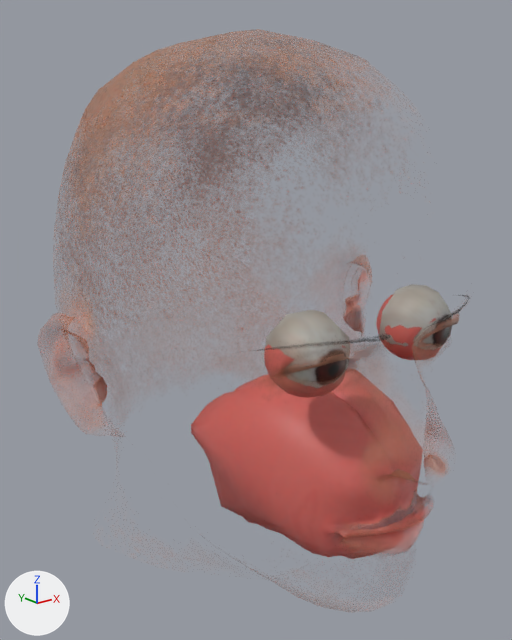
The FBX model assets/heads/head_5_htn.fbx, before and after one commit.
Camera for both pictures: a 50 mm lens placed at (-0.81, -1.009, 0.389), pointed at (-0.004, -0.002, -0.013). Arrows for +X, +Y and +Z are at lower left; the lights stay in place. The picture after the commit comes second. Where no turn or scale is listed for an object, it has been applied to the vertices.

The scene before the commit, as lines of its bpy script (objects in view):
```python
me_base_004 = bpy.data.meshes.new('base.004')
me_base_004.from_pydata(...)  # 4473 vertices, 4408 faces; spans x -0.387..0.387, y -0.455..0.455, z -0.5..0.5
me_base_004.materials.append(mat_mat_head_5_htn)  # picture img_atlas_head_5_htn_png
ob_head_5_htn = bpy.data.objects.new('head_5_htn', me_base_004)
ob_head_5_htn.location = (0.0, 0.0, 0.0)
```
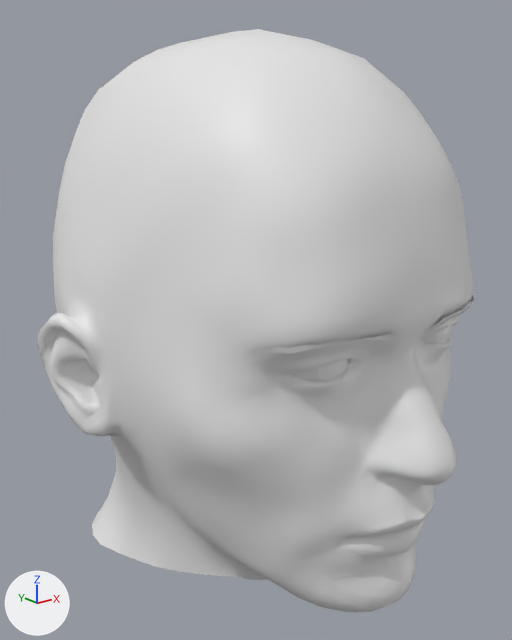
Changed parts and their boxes [x1, y1, x2, y2] in the pictures (512 x 640 px):
'head_5_htn', reshaped: before [56, 30, 469, 559]; after [37, 29, 473, 612]
'Brows', added: after [243, 295, 474, 356]
'Lips', added: after [352, 520, 424, 554]
'Irises', added: after [318, 326, 452, 381]
'EyeWhites', added (mostly hidden): after [291, 332, 437, 381]
part 1 of me_base_004, deleted: before [430, 295, 469, 326]
part 2 of me_base_004, deleted: before [255, 334, 390, 351]
part 3 of me_base_004, deleted: before [266, 310, 350, 388]
part 4 of me_base_004, deleted: before [379, 284, 452, 350]
part 5 of me_base_004, built on: before [349, 497, 428, 553]; after [342, 496, 435, 563]
part 6 of me_base_004, recoloured: before [56, 30, 459, 559]; after [37, 29, 473, 612]

Edits to the bpy script that builds the scene:
```text
Change me_base_004:
    used by ob_head_5_htn; location = (0.0, 0.0, 0.0)
    remove me_base_004.from_pydata(...)  # 4473 vertices, 4408 faces; spans x -0.387..0.387, y -0.455..0.455, z -0.5..0.5
    add me_base_004.from_pydata(...)  # 5594 vertices, 5390 faces; spans x -0.387..0.387, y -0.455..0.455, z -0.5..0.5
    me_base_004 part 1: the loose piece of 62 vertices spanning x 0.042..0.247, y -0.372..-0.246, z 0.043..0.071 is deleted
    me_base_004 part 2: the loose piece of 62 vertices spanning x -0.247..-0.042, y -0.372..-0.246, z 0.043..0.071 is deleted
    me_base_004 part 3: the loose piece of 48 vertices spanning x -0.184..-0.061, y -0.338..-0.236, z -0.033..0.084 is deleted
    me_base_004 part 4: the loose piece of 48 vertices spanning x 0.061..0.184, y -0.338..-0.236, z -0.033..0.084 is deleted
    me_base_004 part 5: 13 vertices moved from x -0.056..0.047, y -0.406..-0.372, z -0.274..-0.253 to x -0.053..0.045, y -0.411..-0.368, z -0.273..-0.244; 51 vertices removed from x -0.084..0.07, y -0.411..-0.351, z -0.302..-0.246; 1392 vertices added at x -0.102..0.098, y -0.413..-0.327, z -0.321..-0.23
    me_base_004 part 6: 3915 faces spanning x -0.387..0.387, y -0.455..0.455, z -0.5..0.5 switch from mat_mat_head_5_htn (picture img_atlas_head_5_htn_png) to no material
Add me_irises_004:
    me_irises_004.from_pydata(...)  # 32 vertices, 22 faces; spans x -0.153..0.153, y -0.338..-0.328, z -0.002..0.043
Add me_lips_004:
    me_lips_004.from_pydata(...)  # 866 vertices, 742 faces; spans x -0.095..0.083, y -0.412..-0.334, z -0.31..-0.242
Add me_eyewhites_004:
    me_eyewhites_004.from_pydata(...)  # 80 vertices, 64 faces; spans x -0.184..0.184, y -0.336..-0.236, z -0.033..0.084
Add me_brows_004:
    me_brows_004.from_pydata(...)  # 2520 vertices, 2247 faces; spans x -0.244..0.242, y -0.379..-0.272, z 0.043..0.072
Add ob_irises:
    ob_irises = bpy.data.objects.new('Irises', me_irises_004)
    ob_irises.location = (0.0, 0.0, 0.0)
Add ob_lips:
    ob_lips = bpy.data.objects.new('Lips', me_lips_004)
    ob_lips.location = (0.0, 0.0, 0.0)
Add ob_eyewhites:
    ob_eyewhites = bpy.data.objects.new('EyeWhites', me_eyewhites_004)
    ob_eyewhites.location = (0.0, 0.0, 0.0)
Add ob_brows:
    ob_brows = bpy.data.objects.new('Brows', me_brows_004)
    ob_brows.location = (0.0, 0.0, 0.0)
```
